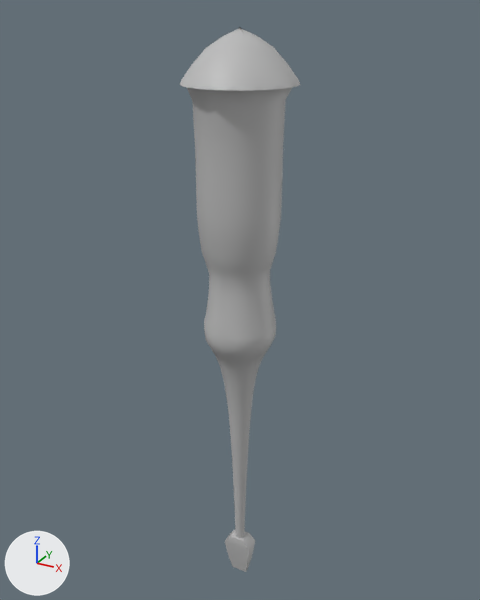
Renders of the FBX model Assets/screwdriverSpin.fbx from each side of a commit.
Both versions are drawn from a 50 mm lens placed at (0.0489, -0.0944, 0.049), pointed at (0.0225, -0.0463, 0.025). Every picture has the same lights, and +X, +Y and +Z are marked at lower left. Where no turn or scale is listed for an object, it has been applied to the vertices.

Names of what the first picture shows: 'nurbsToPoly3'.
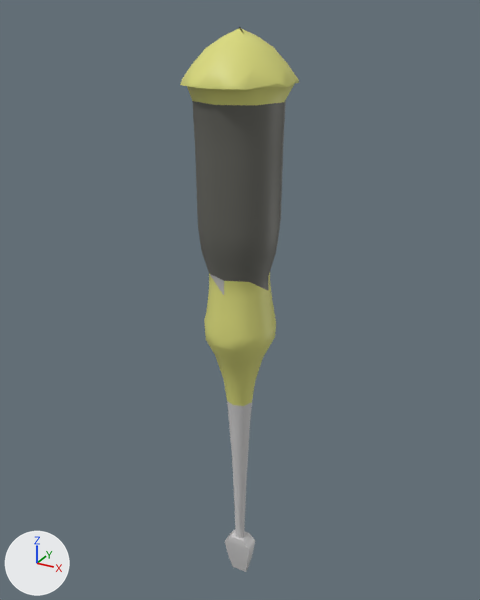
Changed parts and their boxes [x1, y1, x2, y2] in the pictures (480 x 600 px):
'nurbsToPoly3', reshaped
    before: [180, 27, 300, 572]
    after: [180, 27, 299, 572]
part 1 of me_mesh, cut back
    before: [180, 27, 300, 538]
    after: [223, 68, 299, 90]
part 2 of me_mesh, recoloured
    both: [225, 530, 255, 572]
part 3 of me_mesh, recoloured (grey to yellow)
    both: [192, 29, 296, 406]
part 4 of me_mesh, recoloured
    both: [192, 100, 286, 290]

Patch to the scene script:
```diff
--- a/Assets/screwdriverSpin.fbx.py
+++ b/Assets/screwdriverSpin.fbx.py
@@ mat_lambert3 @@
+mat_lambert3 = principled_material('lambert3')
+mat_lambert3.base_color = (0.709, 0.708, 0.197)  # yellow #dbdb7b
@@ mat_lambert4 @@
+mat_lambert4 = principled_material('lambert4')
+mat_lambert4.base_color = (0.127, 0.127, 0.109)  # dark grey #64645d
@@ mat_blinn1 @@
+mat_blinn1 = principled_material('blinn1')
+mat_blinn1.base_color = (0.633, 0.625, 0.625)  # light grey #d0cfcf
+mat_blinn1.roughness = 0.385
@@ me_mesh @@
 # used by ob_nurbstopoly3; location = (0.02309, -0.04752, 0.04104)
-me_mesh.from_pydata(...)  # 902 vertices, 1770 faces; spans x -0.0044..0.0048, y -0.0049..0.0043, z -0.0463..0.0067
+me_mesh.from_pydata(...)  # 225 vertices, 423 faces; spans x -0.0044..0.0047, y -0.0048..0.0042, z -0.0463..0.0067
+# me_mesh part 1: 2 vertices moved within x 0.0027..0.004, y -0.0041..0.0023, z 0.0027; 677 vertices removed from x -0.0044..0.0048, y -0.0049..0.0043, z -0.0432..0.0067
+# me_mesh part 2: 16 faces spanning x -0.0012..0.0015, y -0.001..0.0006, z -0.0463..-0.0281 switch from mat_lambert1 (grey #bcbcbc) to mat_blinn1 (light grey #d0cfcf)
+# me_mesh part 3: 111 faces spanning x -0.0042..0.0043, y -0.0044..0.0038, z -0.0254..0.0067 switch from mat_lambert1 (grey #bcbcbc) to mat_lambert3 (yellow #dbdb7b)
+# me_mesh part 4: 36 faces spanning x -0.0036..0.0039, y -0.004..0.0035, z -0.0139..0.0015 switch from mat_lambert1 (grey #bcbcbc) to mat_lambert4 (dark grey #64645d)
```
